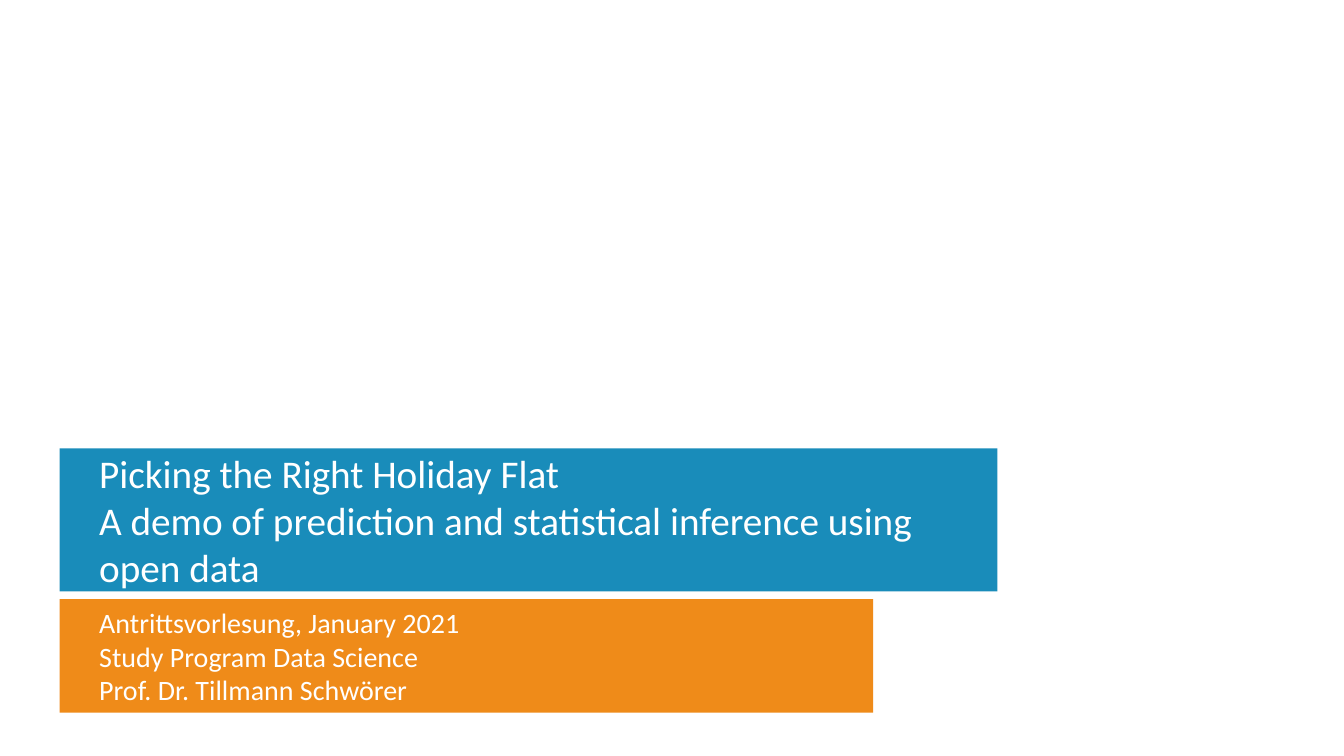
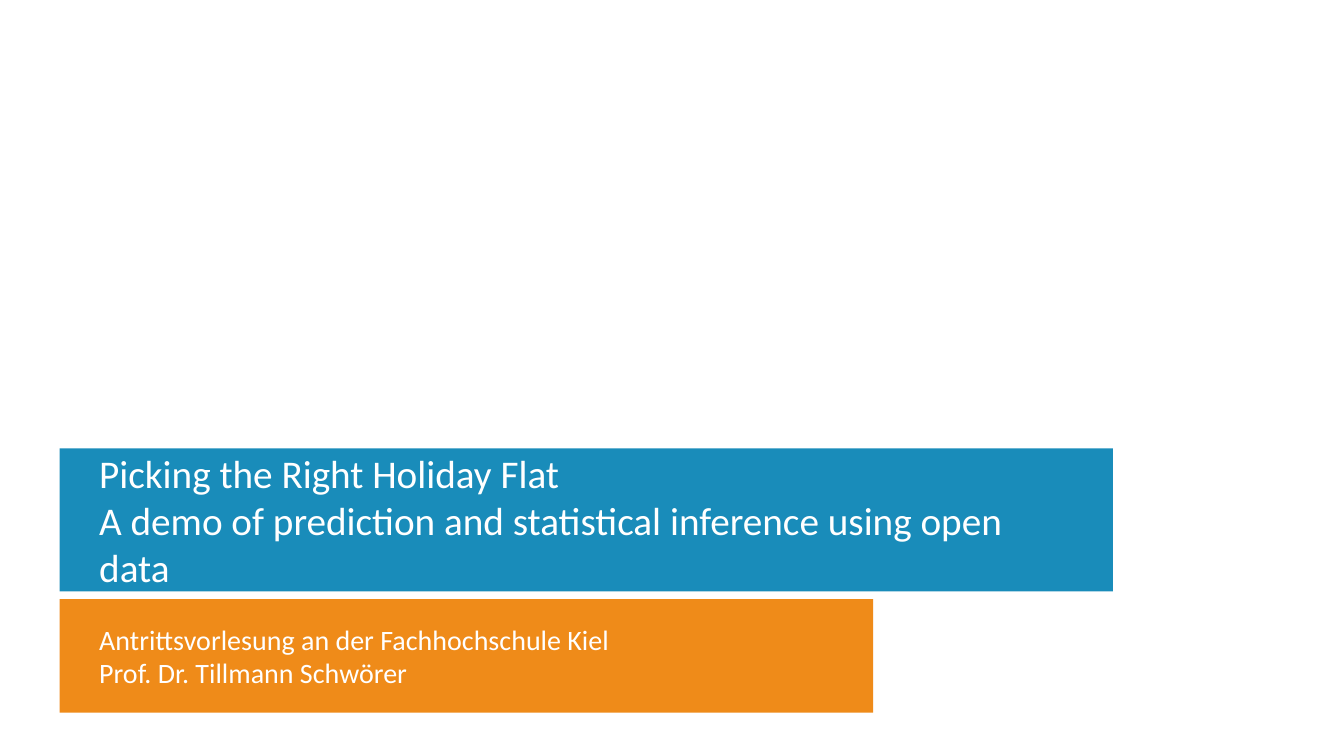
Before and after one commit to tillschwoerer/airbnb, a slide deck: slide 1 of slides/picking-holiday-flat.pptx. Drawn at 1344x756 pixels with LibreOffice and Linux fonts; fonts in the diff are those of the drawing; background and template pictures are left out. Boxes give left, top, right and bottom in pixels: in the first picture for what was removed or moved away, otherwise in the second. Text is boxed around its words. In the diff, an @@ line names an element or a change of style, - is before the commit and + after.

```diff
--- a/slides/picking-holiday-flat.pptx
+++ b/slides/picking-holiday-flat.pptx
@@ title "Picking the Right Holiday Flat ...": place and size @@
-title "Picking the Right Holiday Flat ..." at (59,449,997,592)
+title "Picking the Right Holiday Flat ..." at (59,449,1113,592)
@@ subtitle at (99,630,608,655): text changed @@
-Antrittsvorlesung, January 2021
-Study Program Data Science
+Antrittsvorlesung an der Fachhochschule Kiel
```
Also in this commit, not shown: 6 other slides changed, 1 slide added.
